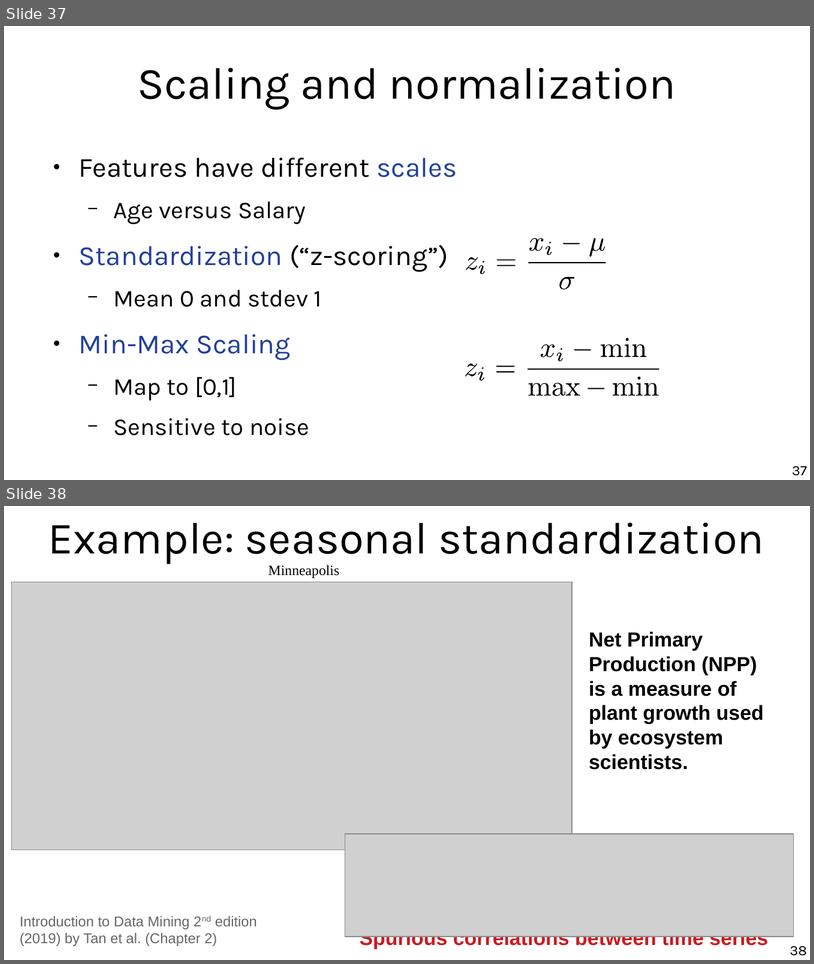
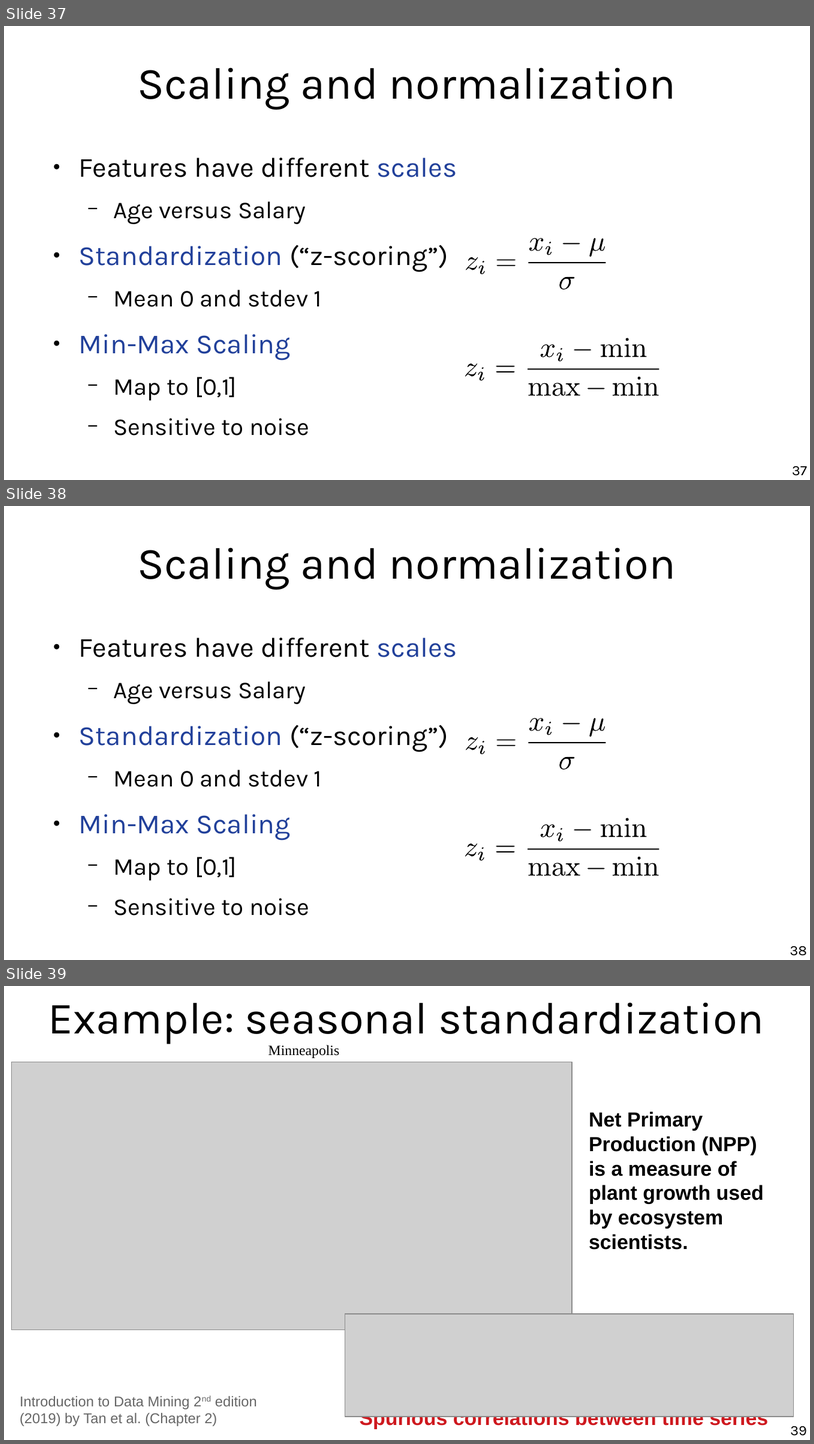
Before and after one commit to marco-calautti/data-mining-course, a slide deck: theory/tt02_data_preparation.odp. Shown one above the other, each under a label of ours: slides 37 and 38 before the commit, slides 37, 38 and 39 after it. The pictures are 814x964 and 814x1444 pixels, drawn with LibreOffice and Linux fonts; fonts in the diff are those of the drawing; grey boxes stand for pictures. Boxes give left, top, right and bottom in pixels: in the first picture for what was removed or moved away, otherwise in the second. Text is boxed around its words. In the diff, an @@ line names an element or a change of style, - is before the commit and + after.

```diff
--- a/theory/tt02_data_preparation.odp
+++ b/theory/tt02_data_preparation.odp
@@ slide 38 added at bbox=[4, 506, 810, 960], background #FFFFFF @@
@@ title added at bbox=[137, 547, 676, 589], 44 pt, text #000000 @@
+Scaling and normalization
@@ text added at bbox=[79, 637, 457, 915], 27.2 pt, text #000000 @@
+● Features have different scales
+  − Age versus Salary
+● Standardization (“z-scoring”)
+  − Mean 0 and stdev 1
+● Min-Max Scaling
+  − Map to [0,1]
+  − Sensitive to noise
@@ group added at bbox=[467, 718, 606, 769]: 9 freeform shapes @@
@@ group added at bbox=[464, 818, 660, 878]: 18 freeform shapes @@
@@ page number added at bbox=[790, 946, 807, 955], 14 pt, text #000000 @@
+38
@@ what was slide 38 is now slide 39 @@
@@ page number at bbox=[791, 1426, 807, 1435]: text changed @@
-38
+39
```
Also in this commit, not shown: 4 slides changed, 1 other file.
